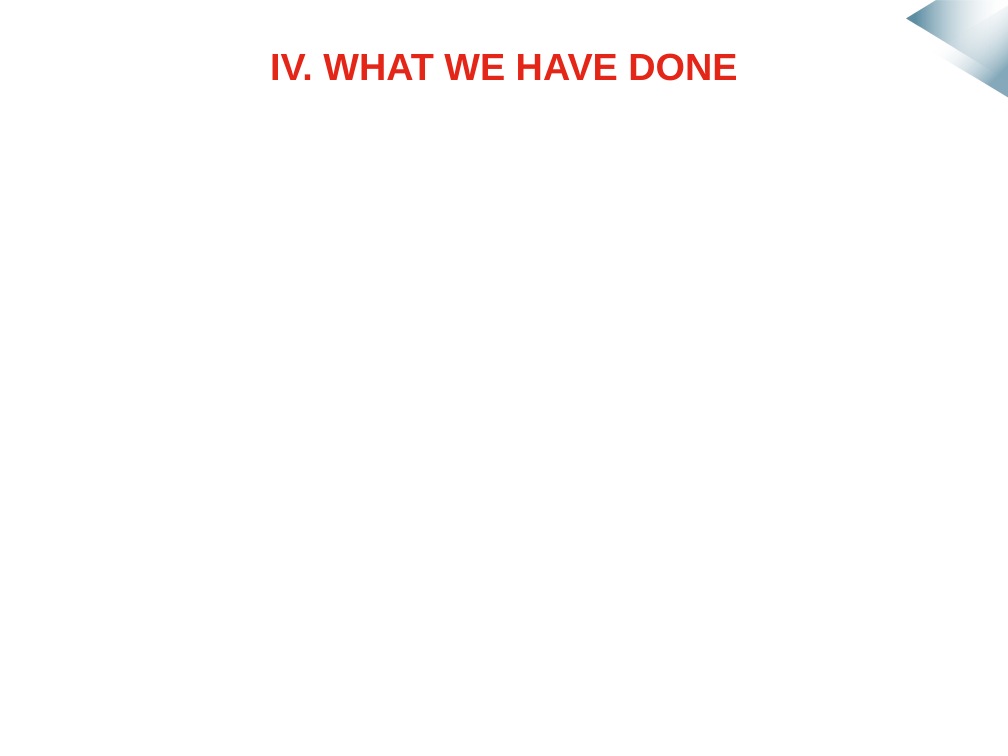
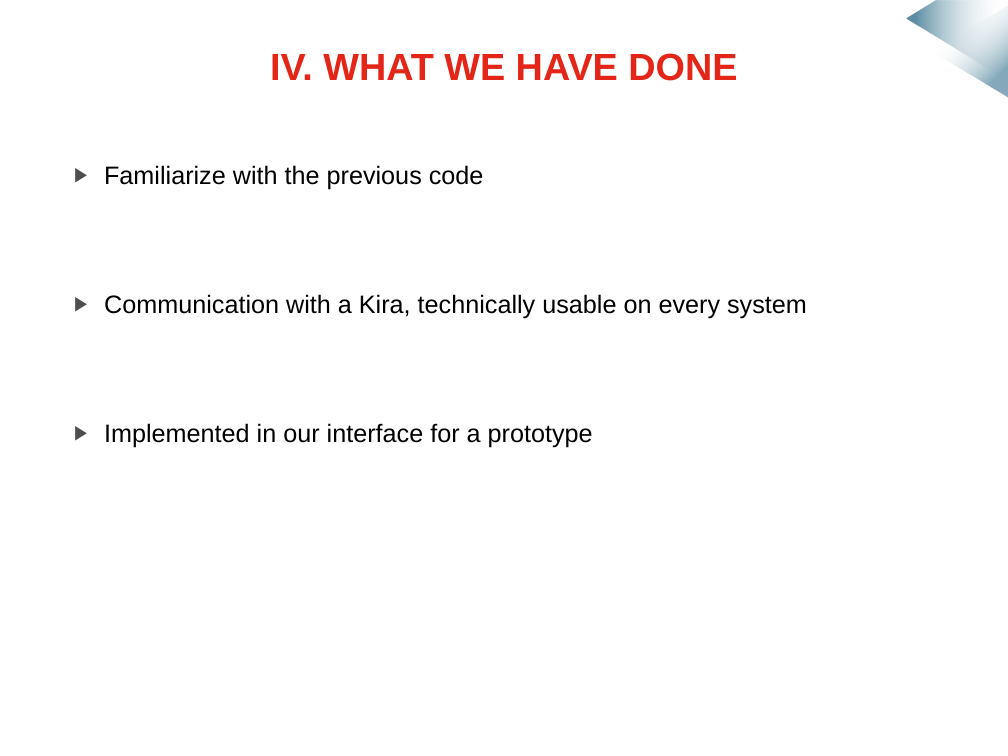
Before and after one commit to mmeven/EP_Domotique_Tablette, a slide deck: slide 13 of Rendu/Diapo_prototype_janvier.pptx. Drawn at 1008x756 pixels with LibreOffice and Linux fonts; fonts in the diff are those of the drawing; background and template pictures are left out. Boxes give left, top, right and bottom in pixels: in the first picture for what was removed or moved away, otherwise in the second. Text is boxed around its words. In the diff, an @@ line names an element or a change of style, - is before the commit and + after.

```diff
--- a/Rendu/Diapo_prototype_janvier.pptx
+++ b/Rendu/Diapo_prototype_janvier.pptx
@@ text added at (104,165,807,448), 18 pt, text #000000 @@
+▶ Familiarize with the previous code
+▶ Communication with a Kira, technically usable on every system
+▶ Implemented in our interface for a prototype
```
Also in this commit, not shown: 3 other slides changed, 1 slide added.
